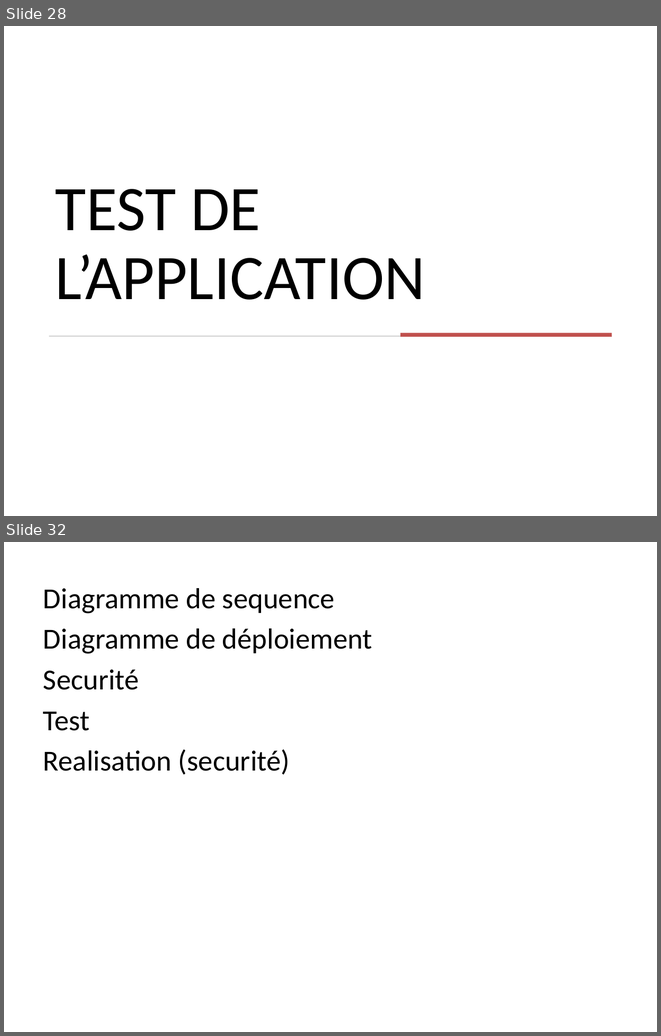
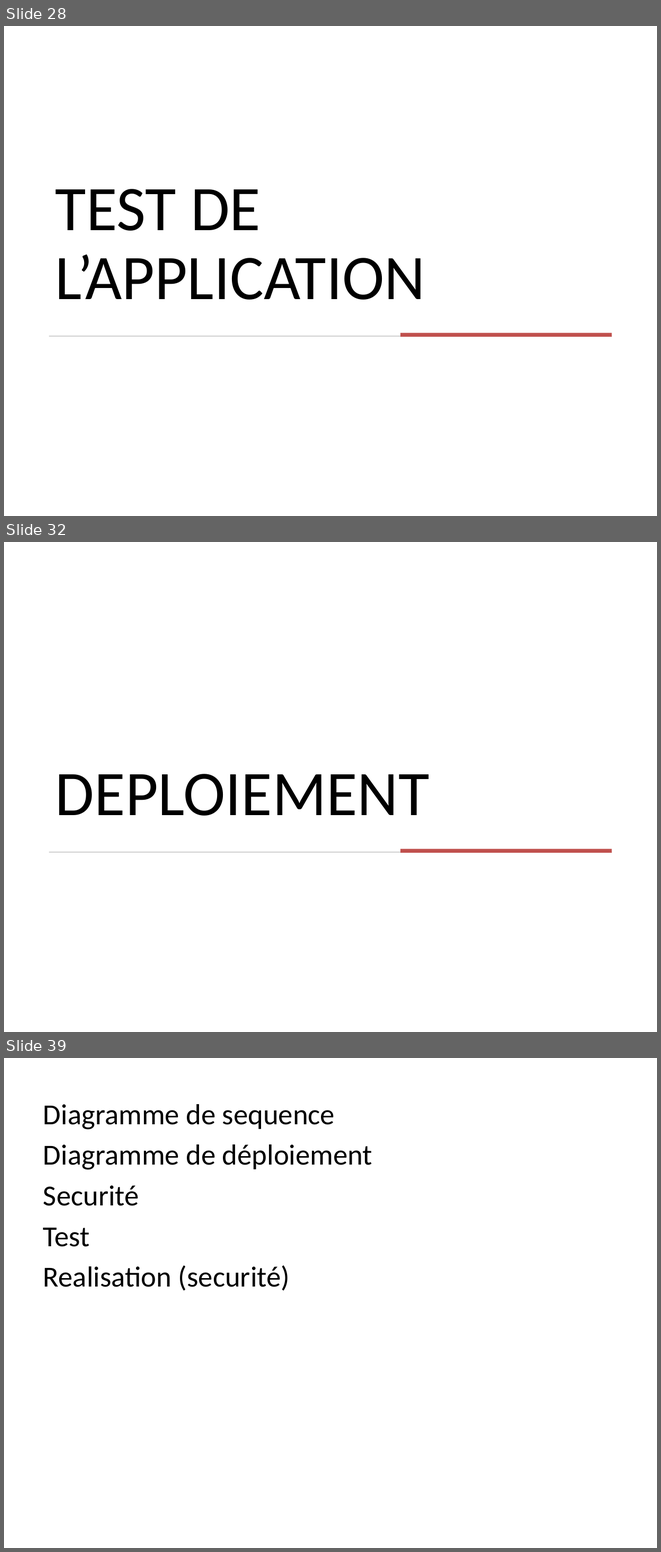
Before and after one commit to ShilkovKonst/pictopicto-client, a slide deck: dossier/PROJET picto.pptx. Shown one above the other, each under a label of ours: slides 28 and 32 before the commit, slides 28, 32 and 39 after it; the slides between them are not shown. The pictures are 661x1036 and 661x1552 pixels, drawn with LibreOffice and Linux fonts; fonts in the diff are those of the drawing. Boxes give left, top, right and bottom in pixels: in the first picture for what was removed or moved away, otherwise in the second. Text is boxed around its words. In the diff, an @@ line names an element or a change of style, - is before the commit and + after.

```diff
--- a/dossier/PROJET picto.pptx
+++ b/dossier/PROJET picto.pptx
@@ slide 32 added at [4, 542, 657, 1032], background #FFFFFF @@
@@ text added at [55, 774, 430, 815], 70 pt, text #000000 @@
+DEPLOIEMENT
@@ rectangle added at [49, 852, 612, 853], fill #D5D5D5 @@
@@ rectangle added at [400, 849, 612, 853], fill #C0504D @@
@@ what was slide 32 is now slide 39 @@
```
Also in this commit, not shown: 10 slides changed, 8 other slides added, 2 slides removed, 2 other files.
